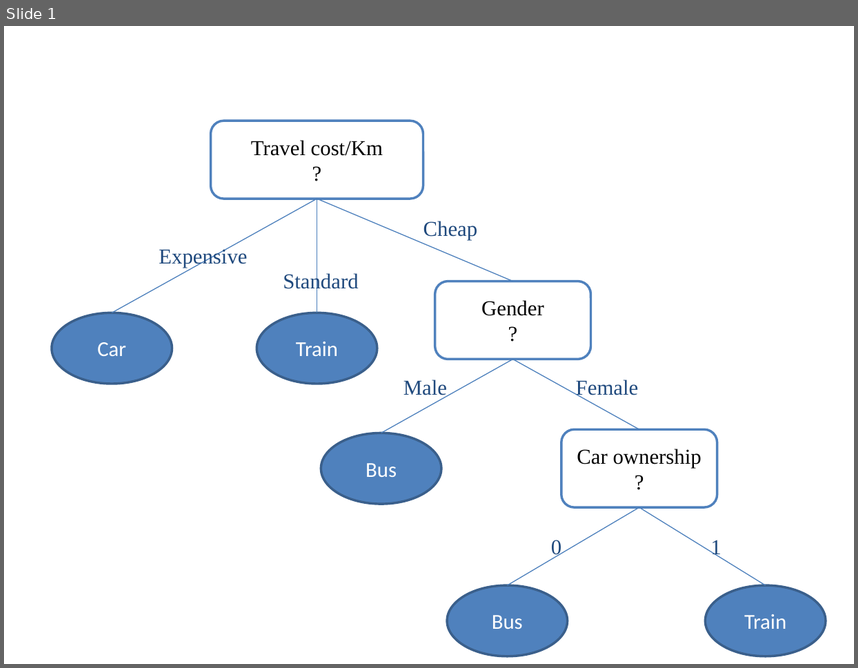
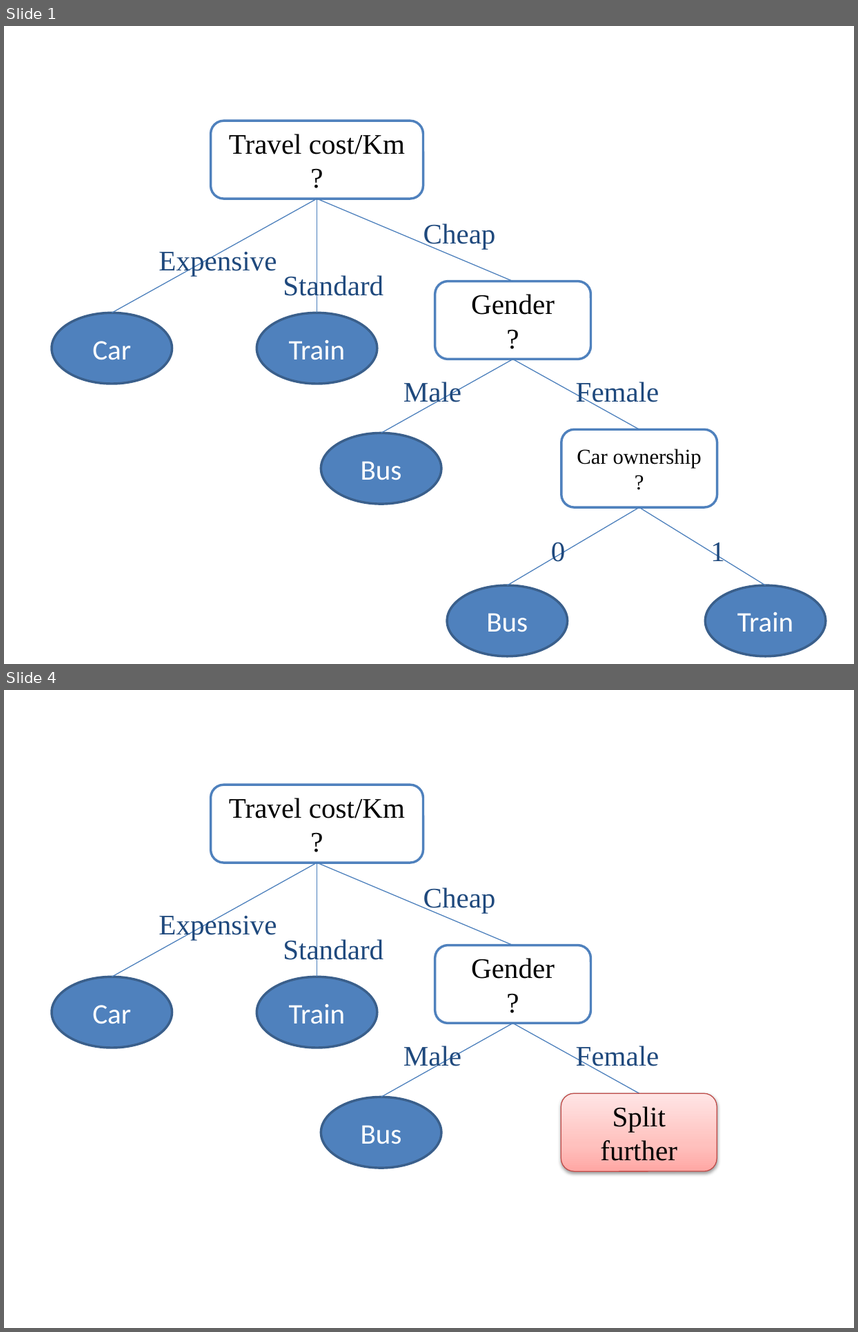
Before and after one commit to khanhduy94/jobzoom, a slide deck: Documents/Thesis Report Picture.pptx. Shown one above the other, each under a label of ours: slide 1 before the commit, slides 1 and 4 after it; the slides between them are not shown. The pictures are 858x668 and 858x1332 pixels, drawn with LibreOffice and Linux fonts; fonts in the diff are those of the drawing. Boxes give left, top, right and bottom in pixels: in the first picture for what was removed or moved away, otherwise in the second. Text is boxed around its words. In the diff, an @@ line names an element or a change of style, - is before the commit and + after.

```diff
--- a/Documents/Thesis Report Picture.pptx
+++ b/Documents/Thesis Report Picture.pptx
@@ slide 4 added at box(4, 690, 854, 1328), background #FFFFFF @@
@@ rounded rectangle added at box(210, 785, 423, 862), fill #FFFFFF, outline #4F81BD 2 pt, 24 pt, text #000000 @@
+Travel cost/Km
+?
@@ line added from (317, 862) to (112, 976), #4B7EBC 0.75 pt @@
@@ line added from (317, 862) to (317, 976), #4B7EBC 0.75 pt @@
@@ line added from (317, 862) to (513, 945), #4B7EBC 0.75 pt @@
@@ text added at box(424, 887, 496, 913), 24 pt, text #1F497D @@
+Cheap
@@ text added at box(159, 912, 277, 940), 24 pt, text #1F497D @@
+Expensive
@@ text added at box(283, 937, 383, 965), 24 pt, text #1F497D @@
+Standard
@@ rounded rectangle added at box(435, 945, 590, 1023), fill #FFFFFF, outline #4F81BD 2 pt, 24 pt, text #000000 @@
+Gender
+?
@@ ellipse added at box(52, 976, 172, 1047), fill #4F81BD, outline #3A5F8C 2 pt, 24 pt, text #FFFFFF @@
+Car
@@ ellipse added at box(257, 976, 377, 1047), fill #4F81BD, outline #3A5F8C 2 pt, 24 pt, text #FFFFFF @@
+Train
@@ line added from (513, 1023) to (381, 1096), #4B7EBC 0.75 pt @@
@@ line added from (513, 1023) to (639, 1093), #4B7EBC 0.75 pt @@
@@ text added at box(404, 1045, 461, 1071), 24 pt, text #1F497D @@
+Male
@@ text added at box(576, 1045, 660, 1071), 24 pt, text #1F497D @@
+Female
@@ ellipse added at box(321, 1096, 441, 1167), fill #4F81BD, outline #3A5F8C 2 pt, 24 pt, text #FFFFFF @@
+Bus
@@ rounded rectangle added at box(561, 1093, 716, 1171), fill gradient #FFA6A5 to #FFC0BF to #FFE7E7, outline #BF4C48 0.75 pt, 24 pt, text #000000 @@
+Split further
@@ slide 1 changed as well @@
@@ size 18 to 24 pt in 14 elements at box(210, 121, 423, 198), box(52, 312, 172, 383), box(321, 432, 441, 503), box(705, 586, 826, 656), box(257, 312, 377, 383), box(447, 586, 568, 656), box(435, 281, 590, 359), box(283, 273, 383, 301), box(424, 223, 496, 249), box(404, 381, 461, 407), box(576, 381, 660, 407), box(551, 541, 566, 561), box(711, 542, 725, 561), box(159, 248, 277, 276) @@
```
Also in this commit, not shown: 2 other slides added, 2 other files.
